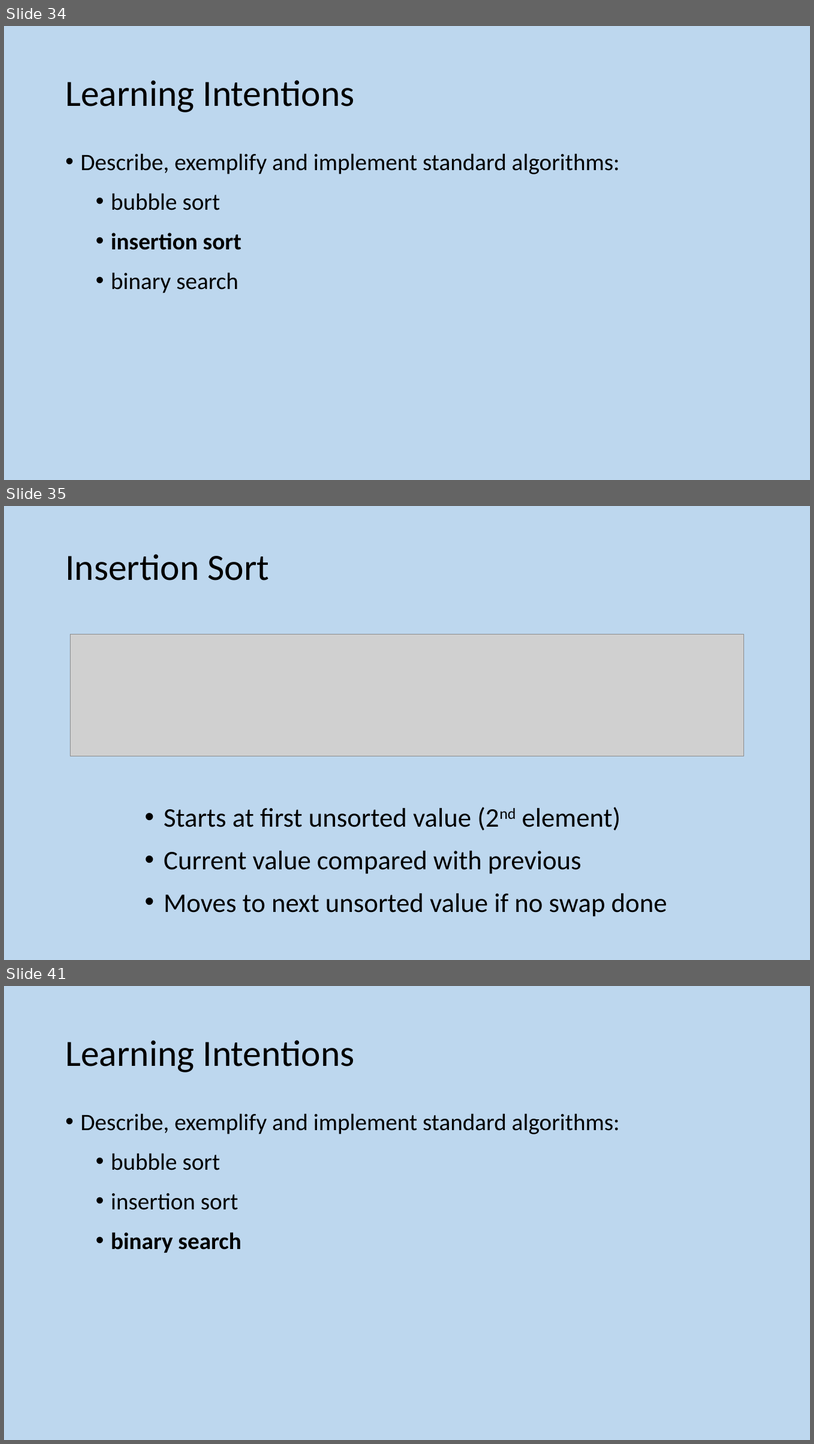
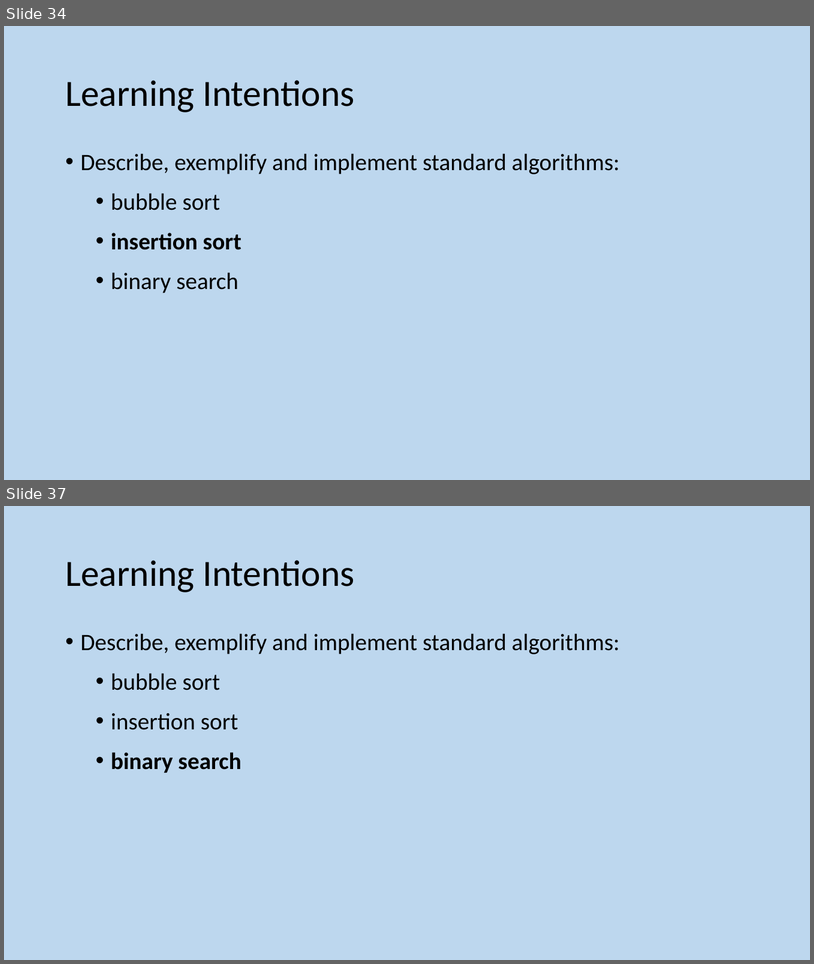
Before and after one commit to MrFriendCS/MrFriendCS.github.io, a slide deck: ah-cs/sdd/AH CS SDD Slides.pptx. Shown one above the other, each under a label of ours: slides 34, 35 and 41 before the commit, slides 34 and 37 after it; the slides between them are not shown. The pictures are 814x1444 and 814x964 pixels, drawn with LibreOffice and Linux fonts; fonts in the diff are those of the drawing; grey boxes stand for pictures. Boxes give left, top, right and bottom in pixels: in the first picture for what was removed or moved away, otherwise in the second. Text is boxed around its words. In the diff, an @@ line names an element or a change of style, - is before the commit and + after.

```diff
--- a/ah-cs/sdd/AH CS SDD Slides.pptx
+++ b/ah-cs/sdd/AH CS SDD Slides.pptx
@@ slide 35 removed at [4,506,810,960], background #BDD7EE @@
@@ title removed at [65,554,269,580] @@
-Insertion Sort
@@ picture removed at [70,634,744,756] @@
@@ text removed at [164,807,668,916] @@
-• Starts at first unsorted value (2nd element)
-• Current value compared with previous
-• Moves to next unsorted value if no swap done
@@ what was slide 41 is now slide 37 @@
```
Also in this commit, not shown: 8 slides changed, 2 slides added, 5 other slides removed, 14 other files.
